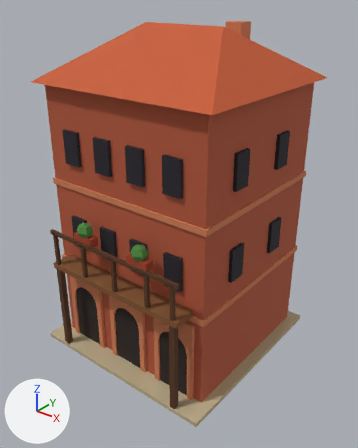
One commit to the glTF model rzym3d/godot/modele/insula.glb: the scene before it, then after it.
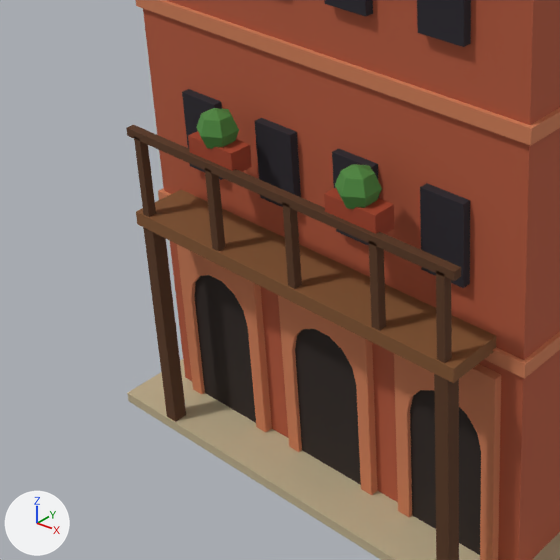
Each version is shown whole from a camera (50 mm lens) standing at (2.56, -3.19, 3.14) and looking at (0.07, -0.08, 1.22), then close up on the part from 0% to 61% of the width and 40% to 89% of the height. The lights are fixed; the arrows at lower left show +X, +Y and +Z. The older version's two pictures come first. Vertices at exactly the same position are counted once.

Objects in the first close-up: 'insula'.
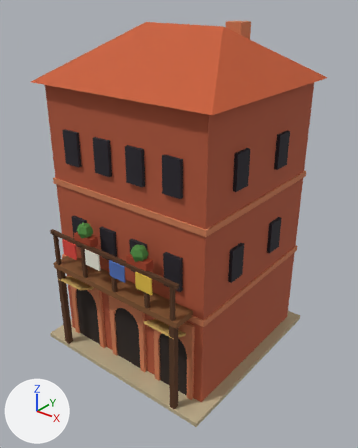
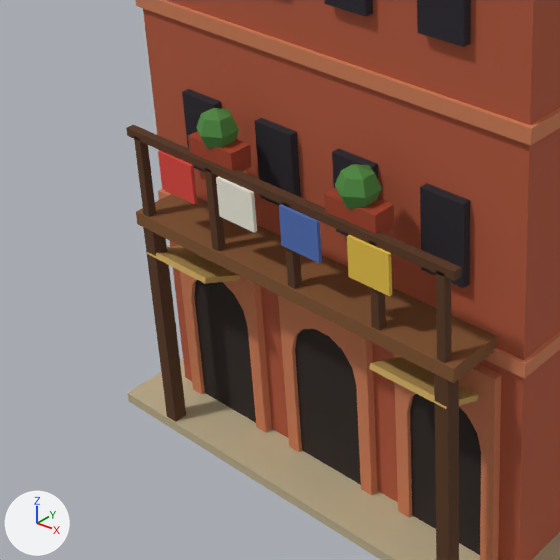
What differs and where, as boxes (x1, y1, x2, y2) in the close-ups (560 x 560 px):
'anim_kolys_pranie', added: after (158, 150, 392, 296)
    faces in mat_m_e6be46 (yellow #e7bf44): (347, 235, 392, 296)
    faces in mat_m_506eb4 (blue #4f6eb6): (279, 204, 322, 263)
    faces in mat_m_f0ecdc (white #f0eddd): (216, 176, 257, 233)
    faces in mat_m_dc463c (red #dd4439): (158, 150, 197, 204)
part 1 of me_insula, added: after (147, 246, 479, 409)

Edits to the bpy script that builds the scene:
```text
Add mat_m_c4a05a:
    mat_m_c4a05a = principled_material('m_c4a05a')
    mat_m_c4a05a.base_color = (0.56, 0.359, 0.101)  # orange #c5a259
    mat_m_c4a05a.roughness = 0.85
Add mat_m_506eb4:
    mat_m_506eb4 = principled_material('m_506eb4')
    mat_m_506eb4.base_color = (0.0781, 0.157, 0.465)  # blue #4f6eb6
    mat_m_506eb4.roughness = 0.85
Add mat_m_e6be46:
    mat_m_e6be46 = principled_material('m_e6be46')
    mat_m_e6be46.base_color = (0.797, 0.523, 0.0582)  # yellow #e7bf44
    mat_m_e6be46.roughness = 0.85
Add mat_m_dc463c:
    mat_m_dc463c = principled_material('m_dc463c')
    mat_m_dc463c.base_color = (0.723, 0.0582, 0.0415)  # red #dd4439
    mat_m_dc463c.roughness = 0.85
Add mat_m_f0ecdc:
    mat_m_f0ecdc = principled_material('m_f0ecdc')
    mat_m_f0ecdc.base_color = (0.875, 0.843, 0.723)  # white #f0eddd
    mat_m_f0ecdc.roughness = 0.85
Change me_insula:
    used by ob_insula; location = (0.0, 0.0, 0.0)
    remove me_insula.from_pydata(...)  # 410 vertices, 656 faces; spans x -0.9..0.9, y -0.91..0.9, z 0.0..2.88
    add me_insula.from_pydata(...)  # 426 vertices, 680 faces; spans x -0.9..0.9, y -0.91..0.9, z 0.0..2.88
    me_insula part 1
    8 vertices are added at x -0.67..0.37, y -0.9..-0.74, z 0.69..0.77
    8 new vertices lie (0.3, 0.0, 0.0) away from vertices in x -0.67..0.37, y -0.9..-0.74, z 0.69..0.77
    24 new faces join them, mat_m_c4a05a (orange #c5a259)
    add me_insula.materials.append(mat_m_c4a05a)  # orange #c5a259
Add me_anim_kolys_pranie:
    me_anim_kolys_pranie.from_pydata(...)  # a box spanning x -0.53..-0.37, y -0.006..0.006, z -0.14..0.0, material slot 0; a box spanning x -0.25..-0.09, y -0.006..0.006, z -0.14..0.0, material slot 1; a box spanning x 0.03..0.19, y -0.006..0.006, z -0.14..0.0, material slot 2; a box spanning x 0.31..0.47, y -0.006..0.006, z -0.14..0.0, material slot 3
    me_anim_kolys_pranie.materials.append(mat_m_dc463c)  # red #dd4439
    me_anim_kolys_pranie.materials.append(mat_m_f0ecdc)  # white #f0eddd
    me_anim_kolys_pranie.materials.append(mat_m_506eb4)  # blue #4f6eb6
    me_anim_kolys_pranie.materials.append(mat_m_e6be46)  # yellow #e7bf44
Add ob_anim_kolys_pranie:
    ob_anim_kolys_pranie = bpy.data.objects.new('anim_kolys_pranie', me_anim_kolys_pranie)
    ob_anim_kolys_pranie.location = (0.0, -0.9, 1.2)
```
